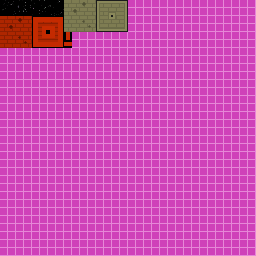
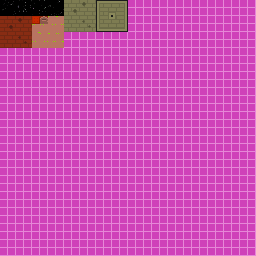
Two versions of the same layered image (256 x 256). Layer-by-layer changes:
painted on "Background" over (0, 16, 72, 48)
